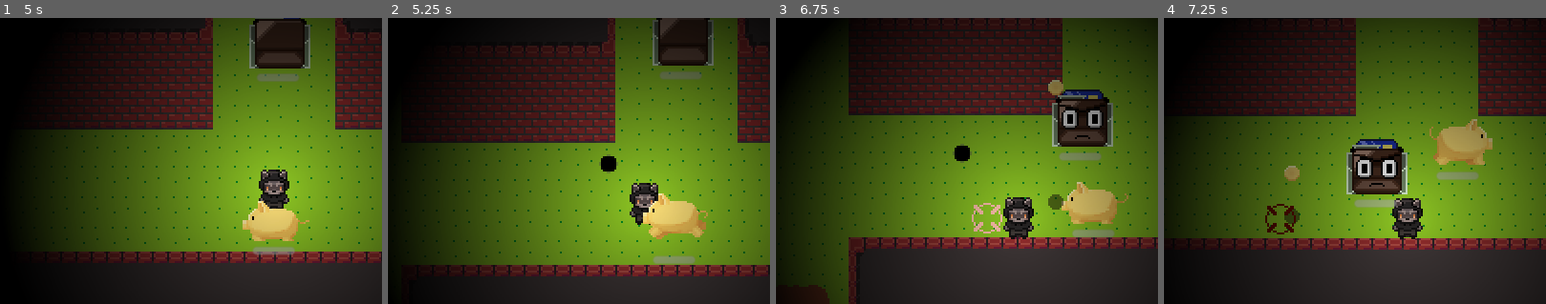
Above: before the commit, frames 1-4 (left to right).
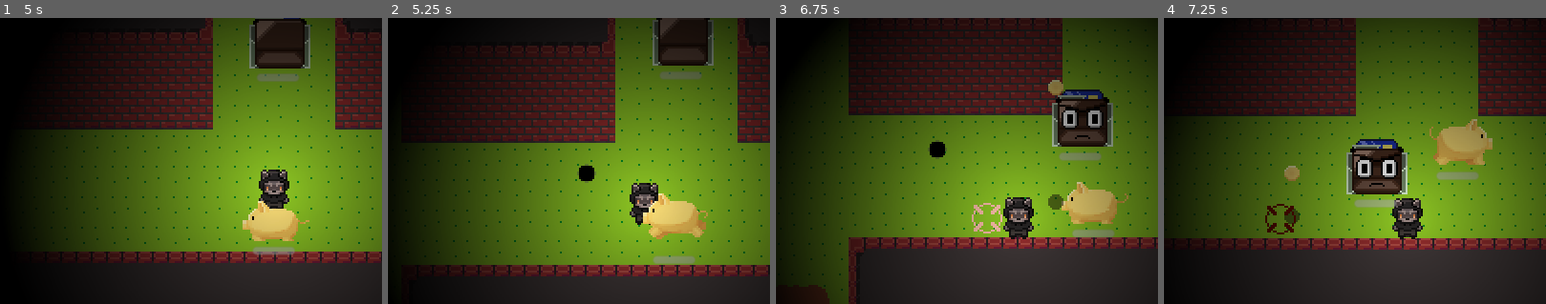
Above: after the commit, the same moments.

Repository: ygda-org/stock-strikers
Game: Godot game, scene res://main/startup_scene.tscn
Two runs of this game, one before a commit and one after it. Both use one fixed random seed, a clock stepped at 60 frames per second and the inputs below.
Inputs (mouse positions are % of the whole screen's width and height, from its top left):
- Up to frame 1 (5 s): tap Enter (ui_accept) at 0.5, 0.77, 1.25, 1.52, 2.75, 3.02, 3.77 s; move the mouse to (72, 45) at 0.52 s; hold D (move_right) 0.53-1.28 s; tap Shift (dodge) at 0.6, 2.1, 3.6 s; move the mouse to (30, 55) at 1.27 s; hold S (move_down) 1.28-2.03 s; click (30, 55) at 1.35 s; move the mouse to (60, 28) at 2.02 s; hold D (move_right) 2.03-2.78 s; move the mouse to (45, 70) at 2.77 s; hold W (move_up) 2.78-3.53 s; click (45, 70) at 2.85 s; move the mouse to (80, 65) at 3.52 s; hold A (move_left) 3.53-4.25 s; click "Start Game" at 4.25 s
- Up to frame 2 (5.25 s): move the mouse to (20, 35) at 5.02 s; hold A (move_left) from 5.03 s (still down); click (20, 35) at 5.1 s
- Up to frame 3 (6.75 s): tap Enter (ui_accept) at 5.27 s; move the mouse to (55, 50) at 5.77 s; release A (move_left) at 5.78 s; hold S (move_down) 5.78-6.53 s; tap Shift (dodge) at 5.85 s; move the mouse to (35, 25) at 6.52 s; hold D (move_right) from 6.53 s (still down); click (35, 25) at 6.6 s
- Up to frame 4 (7.25 s): keep holding D (move_right); tap Enter (ui_accept) at 6.77 s
The pictures show only the part of the screen within x 23-73%, y 21-71%; the shares and areas given below are measured in that part.

Frame 1 is identical in both runs. In frame 2, 0.5% of the frame differs, in the area x 49-61%, y 47-58%; in frame 3, 0.5%; in frame 4, nothing differs.

Commit message:
vampire stock

Diff:
--- a/enemies/piggy_bullet/piggy_bullet.gd
+++ b/enemies/piggy_bullet/piggy_bullet.gd
@@ -9,7 +9,7 @@
 @onready var timer:Timer = $Timer
 const SHADOW = preload("uid://cieei6rv0memb")
 const EXPLOSION = preload("uid://cvtvn3pfuio1q")
-const MARK = preload("res://enemies/piggy_bullet/piggy_mark.tscn")
+const MARK = preload("uid://bv5nn35mxxf8r")
 var shadow
 var initialized:bool = false
 var shot:bool = false
--- a/globals/player_stats.gd
+++ b/globals/player_stats.gd
@@ -6,7 +6,7 @@
 const BASE_STATS = [100, 100, 0, 20, 0.5, 200, 1, 0.3, 250, 0.5, 0.2, 20, null] # parallel array to enum in resource
 var current_stats = []
 
-var stocks: Array[Stock] = [load("res://player/stocks/homing.tres")]
+var stocks: Array[Stock] = [load("res://player/stocks/vampire.tres")]
 var extra_effects: Array[String] # do stirng for now, can change
 
 ## currently called by player, updates player's stats before next run
--- a/player/bullet/bullet.gd
+++ b/player/bullet/bullet.gd
@@ -6,6 +6,7 @@
 var ricochet = 0
 var bleed = 0
 var homing = 0
+var vampire = 0
 
 # Called every frame. 'delta' is the elapsed time since the previous frame.
 func _process(delta):
@@ -16,6 +17,9 @@
 			var enemy_component = body.find_child("EnemyComponent")
 			enemy_component.hurt(damage, bleed)
 			enemy_component.knockback(self,knockback)
+			if vampire:
+				GameState.player.current_health += vampire * damage
+				GameState.player.player_hp_update.emit(GameState.player.max_health, GameState.player.current_health)
 		if body.is_in_group("Player"):
 			pass
 		else:
--- a/player/player.gd
+++ b/player/player.gd
@@ -162,6 +162,8 @@
 		bullet.bleed = other_effects_strengths["bleed"]
 	if "homing" in other_effects_list:
 		bullet.homing = other_effects_strengths["homing"]
+	if "vampire" in other_effects_list:
+		bullet.vampire = other_effects_strengths["vampire"]
 	return bullet
 
 ###########################################
--- /dev/null
+++ b/player/stocks/vampire.tres
@@ -0,0 +1,10 @@
+[gd_resource type="Resource" script_class="Stock" format=3 uid="uid://io5ruba1o8rk"]
+
+[ext_resource type="Script" uid="uid://cgypua0rq6rtn" path="res://player/stocks/base_stock.gd" id="1_ufj7w"]
+
+[resource]
+script = ExtResource("1_ufj7w")
+changed_stat = 12
+change_amount = 0.2
+other_effect_name = "vampire"
+metadata/_custom_type_script = "uid://cgypua0rq6rtn"
